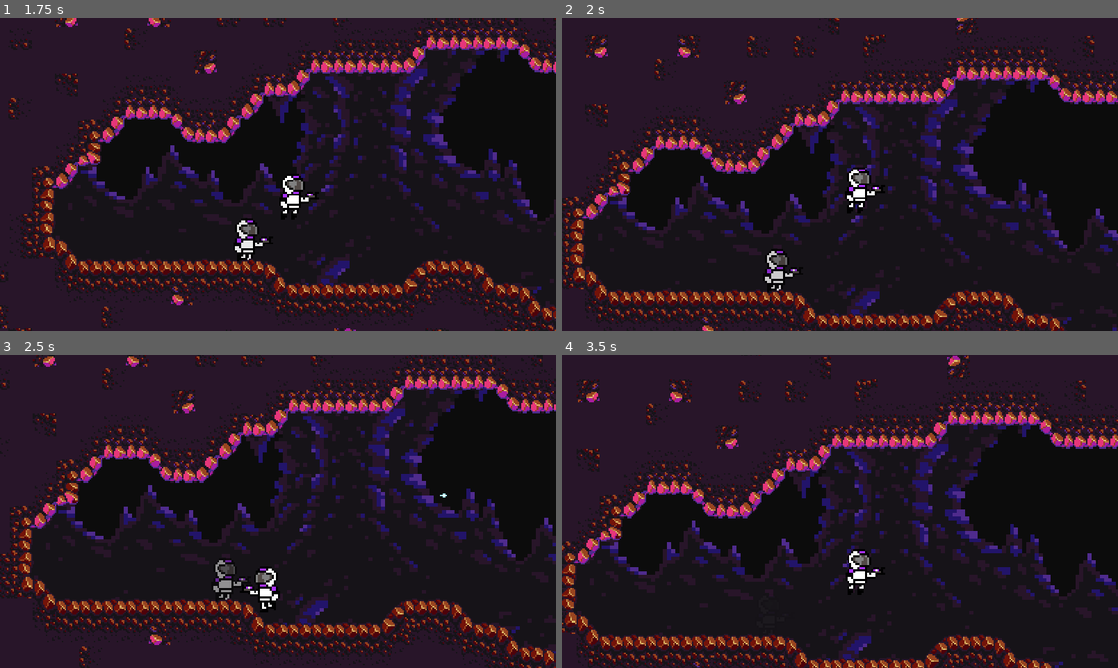
Above: before the commit, frames 1-4 (two rows, left to right).
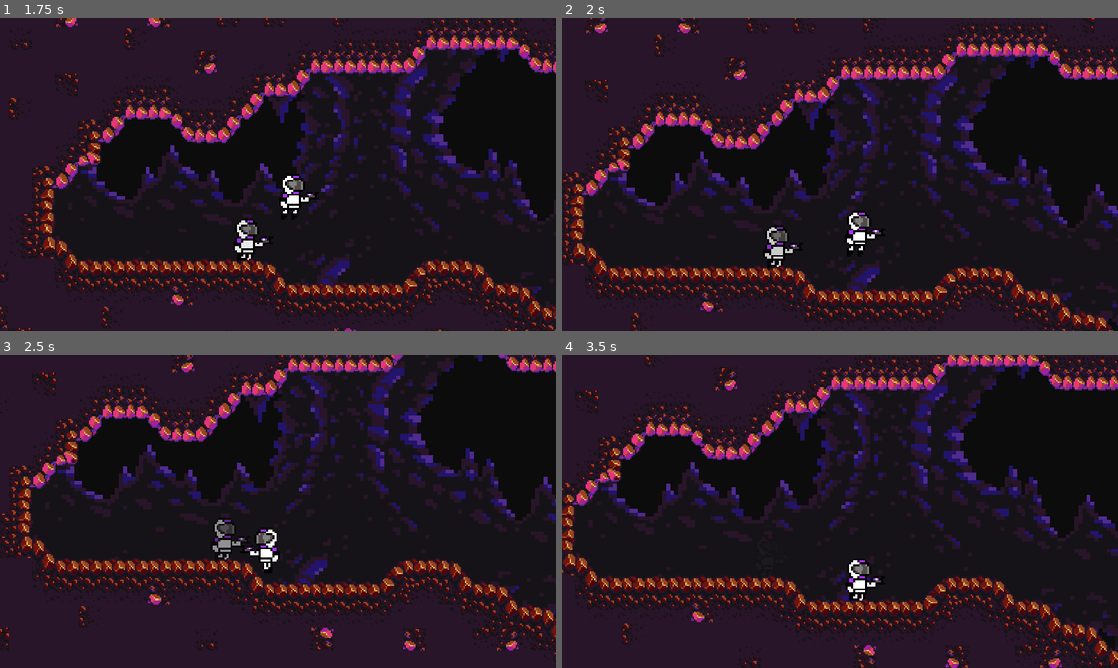
Above: after the commit, the same moments.

Repository: mhanberry1/acerola-jam-2024
Game: Godot game, scene res://main.tscn
Two runs of this game, one before a commit and one after it. Both use one fixed random seed, a clock stepped at 60 frames per second and the inputs below.
Inputs:
- Up to frame 1 (1.75 s): hold W (jump) 0.53-1.28 s; hold Right (right) from 0.53 s (still down); tap S (rewind) at 1.35 s; tap W (jump) at 1.52, 1.55 s
- Up to frame 2 (2 s): keep holding Right (right); tap W (jump) at 1.82 s
- Up to frame 3 (2.5 s): release Right (right) at 2.03 s; hold Left (left) from 2.03 s (still down); hold W (jump) from 2.03 s (still down); tap Space (shoot) at 2.1 s
- Up to frame 4 (3.5 s): release Left (left) at 2.78 s; release W (jump) at 2.78 s; hold Right (right) from 2.78 s (still down); tap W (jump) at 2.85, 3.02, 3.32 s

Frame 1 is identical in both runs. In frame 2, 26% of the frame differs, in the area x 0-100%, y 0-100%; in frame 3, 29%; in frame 4, 32%.

Commit message:
prevent duplicate jumps

Diff:
--- a/src/scripts/player.gd
+++ b/src/scripts/player.gd
@@ -25,6 +25,7 @@
 	if Input.is_action_pressed("jump") and _jump_duration < max_jump_duration:
 		velocity.y = -jump_force
 		_jump_duration += delta
+	if Input.is_action_just_released("jump"): _jump_duration = max_jump_duration
 
 func _handle_rewind():
 	if Input.is_action_just_pressed("rewind"):
